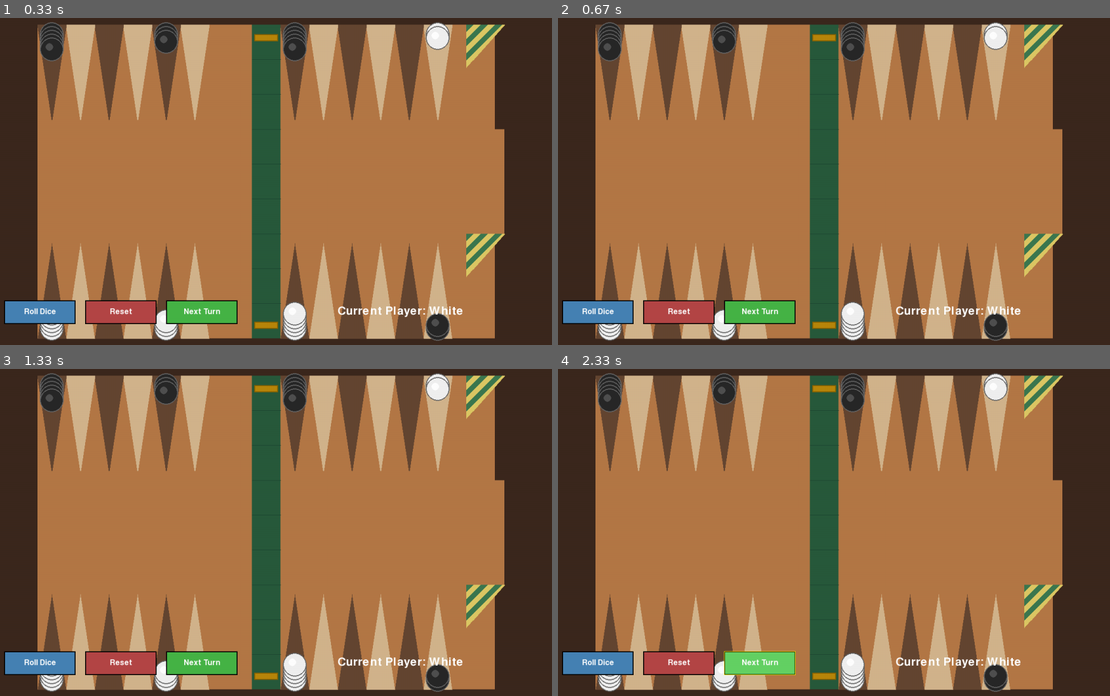
Above: before the commit, frames 1-4 (two rows, left to right).
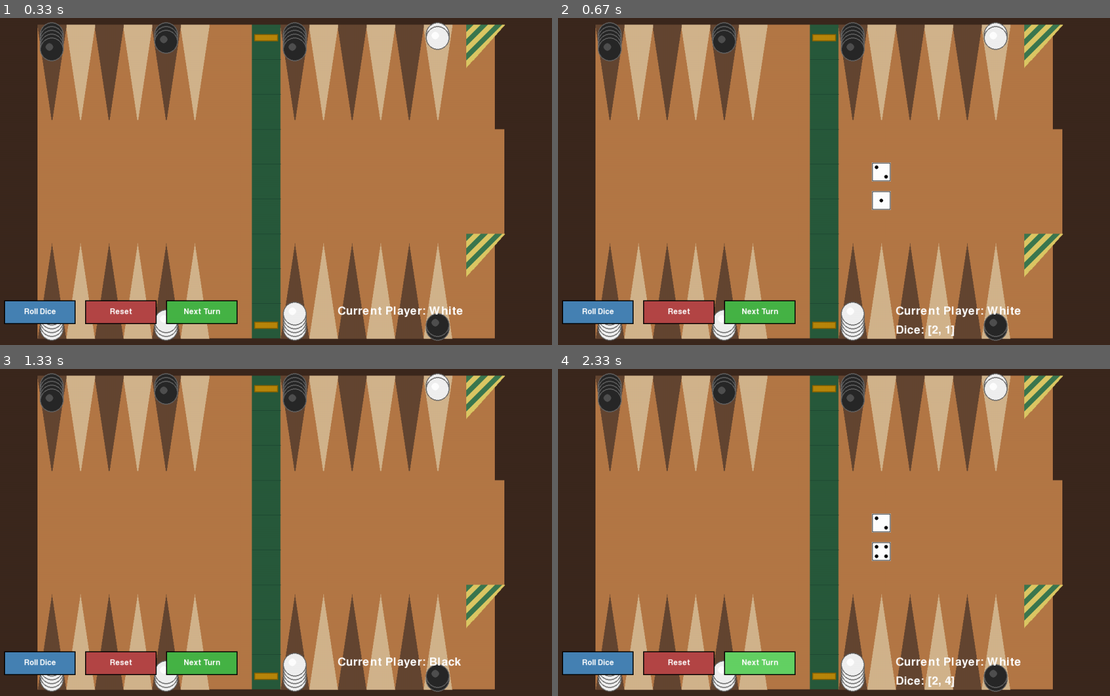
Above: after the commit, the same moments.

Repository: um-computacion/computacion-2025-backgammon-juliamorandini
Game: pygame game, started from PygameUI.py
Two runs of this game, one before a commit and one after it. Both use one fixed random seed, a clock stepped at 60 frames per second and the inputs below.
Inputs (mouse positions are in pixels of both pictures, inside the frame that each line leads up to):
- Up to frame 1 (0.33 s): no input
- Up to frame 2 (0.67 s): press the mouse at (596, 312) at 0.37 s; move the mouse to (624, 292) at 0.47 s; release the mouse at (646, 269) at 0.6 s
- Up to frame 3 (1.33 s): click "Next Turn" at 0.72 s; click (132, 454) at 1.05 s
- Up to frame 4 (2.33 s): press the mouse at (596, 663) at 1.37 s; move the mouse to (701, 666) at 1.47 s; release the mouse at (811, 669) at 1.6 s; press the mouse at (679, 663) at 1.7 s; move the mouse to (662, 532) at 1.8 s; release the mouse at (651, 404) at 1.93 s; press the mouse at (596, 663) at 2.03 s; move the mouse to (662, 666) at 2.13 s; release the mouse at (723, 666) at 2.27 s

Frame 1 is identical in both runs. In frame 2, 0.5% of the frame differs, in the area x 56-72%, y 44-98%; in frame 3, less than 0.1%; in frame 4, 0.6%, in the area x 30-72%, y 44-98%.

Commit message:
arreglo botones, tuve que amenazar muchas IA para encontrar el error

Diff:
--- a/PygameUI.py
+++ b/PygameUI.py
@@ -127,7 +127,37 @@
                     max_moves_this_turn = 0
                     print("Board reset!")
 
-            # Handle board interactions (clicks)
+            # Handle button clicks FIRST
+            if roll_button.handle_event(event):
+                if not dice_rolled:
+                    dice = backgammon_board.roll_dice()
+                    dice_rolled = True
+                    moves_made = 0
+                    max_moves_this_turn = 4 if len(dice) == 4 else 2
+                    print(f"{backgammon_board.current_player} rolled: {dice}")
+                else:
+                    print("Already rolled! Make your moves or press N for next turn")
+                continue  # Skip board interaction if button was clicked
+
+            if reset_button.handle_event(event):
+                backgammon_board.reset()
+                selected_point = None
+                dice_rolled = False
+                moves_made = 0
+                max_moves_this_turn = 0
+                print("Board reset!")
+                continue  # Skip board interaction if button was clicked
+
+            if next_turn_button.handle_event(event):
+                backgammon_board.switch_player()
+                dice_rolled = False
+                moves_made = 0
+                max_moves_this_turn = 0
+                selected_point = None
+                print(f"Turn ended. Now playing: {backgammon_board.current_player}")
+                continue  # Skip board interaction if button was clicked
+
+            # Only then handle board interactions
             interaction_result = board_interaction.handle_event(event)
             if interaction_result:
                 if interaction_result['type'] == 'point_click':
--- a/config.py
+++ b/config.py
@@ -4,7 +4,10 @@
 """
 
 class Config:
-    """Configuration class containing all game constants."""
+    """Game configuration settings."""
+
+    # Add debug flag
+    DEBUG = True
 
     # Screen dimensions
     SCREEN_WIDTH = 1200
--- a/pygame_ui/board_interaction.py
+++ b/pygame_ui/board_interaction.py
@@ -53,12 +53,15 @@
             return None
 
         elif event.type == pygame.MOUSEBUTTONDOWN:
-            if event.button == 1:  # Left click
-                return self._handle_click(event.pos)
-
+            mouse_pos = pygame.mouse.get_pos()
+            # Only handle clicks if they're in the board area AND not in the button area
+            if mouse_pos[1] < 600:  # Don't handle clicks in button area
+                point = self.get_clicked_point(mouse_pos)
+                if point is not None:
+                    return {'type': 'point_click', 'point': point}
         return None
 
-    def _handle_click(self, pos: Tuple[int, int]) -> Dict[str, Any]:
+    def get_clicked_point(self, pos: Tuple[int, int]) -> Optional[int]:
         """
         Process a click at the given position.
 
--- a/pygame_ui/button.py
+++ b/pygame_ui/button.py
@@ -20,6 +20,7 @@
         font_size: int = 24,
     ) -> None:
         """Initialize button properties."""
+        # Create rect in screen coordinates
         self.rect = pygame.Rect(x, y, width, height)
         self.text = text
         self.color = color
@@ -27,32 +28,26 @@
         self.text_color = text_color
         self.font = pygame.font.Font(None, font_size)
         self.is_hovered = False
-        print(f"Button '{text}' created at {self.rect}")  # Debug print
 
     def draw(self, surface: pygame.Surface) -> None:
         """Draw the button on the given surface."""
+        # Get screen-space mouse position
         mouse_pos = pygame.mouse.get_pos()
         self.is_hovered = self.rect.collidepoint(mouse_pos)
 
+        # Draw button
         current_color = self.hover_color if self.is_hovered else self.color
         pygame.draw.rect(surface, current_color, self.rect)
-        pygame.draw.rect(surface, (0, 0, 0), self.rect, 2)  # Border
+        pygame.draw.rect(surface, (0, 0, 0), self.rect, 2)
 
+        # Draw centered text
         text_surface = self.font.render(self.text, True, self.text_color)
         text_rect = text_surface.get_rect(center=self.rect.center)
         surface.blit(text_surface, text_rect)
 
-        if self.is_hovered:  # Debug visual feedback
-            pygame.draw.rect(surface, (255, 255, 0), self.rect, 1)
-
     def handle_event(self, event: pygame.event.Event) -> bool:
         """Handle mouse events and return True if clicked."""
         if event.type == pygame.MOUSEBUTTONDOWN and event.button == 1:
-            # Get the current mouse position
             mouse_pos = pygame.mouse.get_pos()
-            if self.rect.collidepoint(mouse_pos):
-                print(f"Button '{self.text}' clicked at {mouse_pos}")  # Debug print
-                return True
-            else:
-                print(f"Click at {mouse_pos} missed button at {self.rect}")  # Debug print
+            return self.rect.collidepoint(mouse_pos)
         return False
